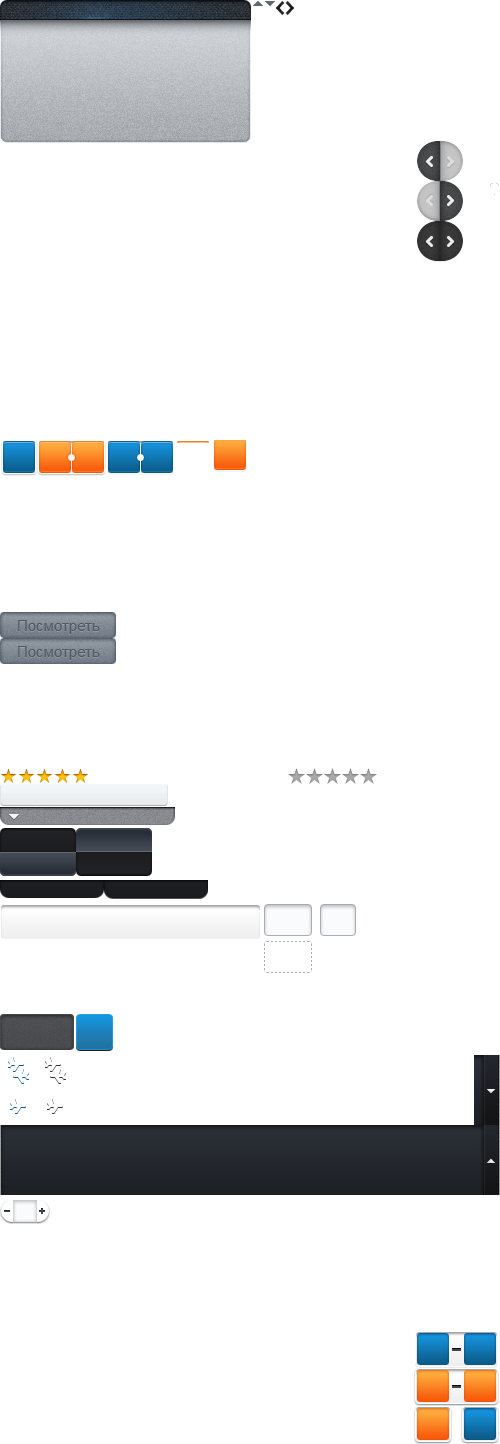
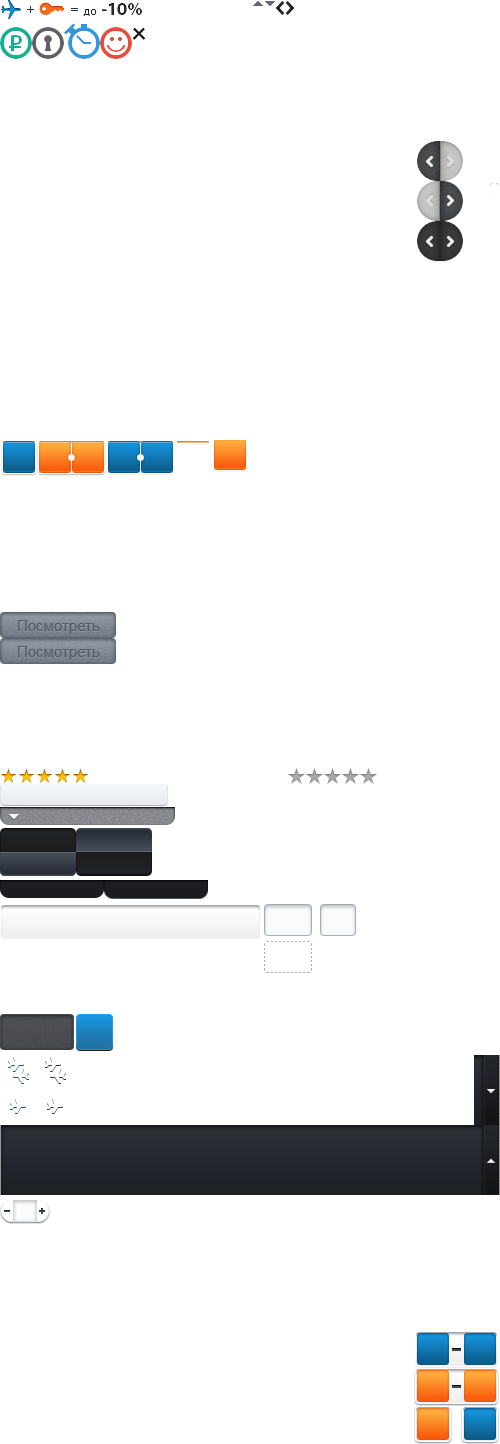
Two versions of the same layered image (500 x 1444). Layer-by-layer changes:
added layer "Layer 67" above "Layer 66" over [100, 27, 132, 59]
added layer "Layer 66" above "Layer 65" over [64, 23, 100, 59]
added layer "Layer 65" above "Layer 68" over [32, 27, 64, 59]
added layer "Layer 68" above "Layer 64" over [132, 27, 146, 41]
added layer "Layer 64" above "Layer 63" over [0, 27, 32, 59]
added layer "Layer 63" above "Layer 59" over [1, 0, 142, 20]
hid "LOAD POPUP" over [0, 0, 251, 143]
